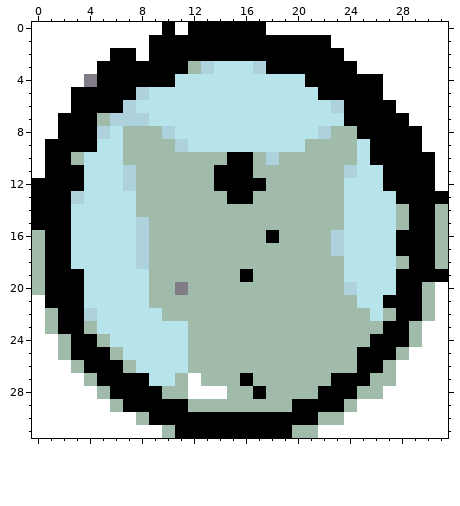
A pixel-art sprite gets an edit: testcases/cat.out.png. The first picture shows the starting point.
The file is 32x32 pixels.
New version:
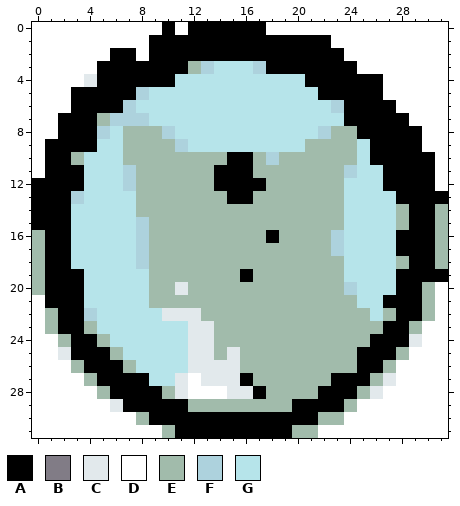
Palette (. is transparent): A #000000  B #817c86  C #e2e9ec  D #ffffff  E #a1bbab  F #add2dd  G #b6e4ea
Diff:
Changed rows in their new state; - is an unchanged pixel.
first column x 4:
 4 C
first column x 2:
20 ---------C------------------
22 --------CCC-----------------
23 ----------CC----------------
24 ----------CC---------------C
25 C---------CC-C--------------
26 ----------CCCC--------------
27 ---------C-CCC-----------C--
28 ---------C---CC---------C---
29 ----C-----------------------
Changed places in both pictures, as pixel boxes (x1, y1, x2, y2):
changed: (84, 74, 97, 87)
changed: (110, 282, 253, 412)
changed: (370, 334, 422, 399)
changed: (58, 347, 71, 360)
